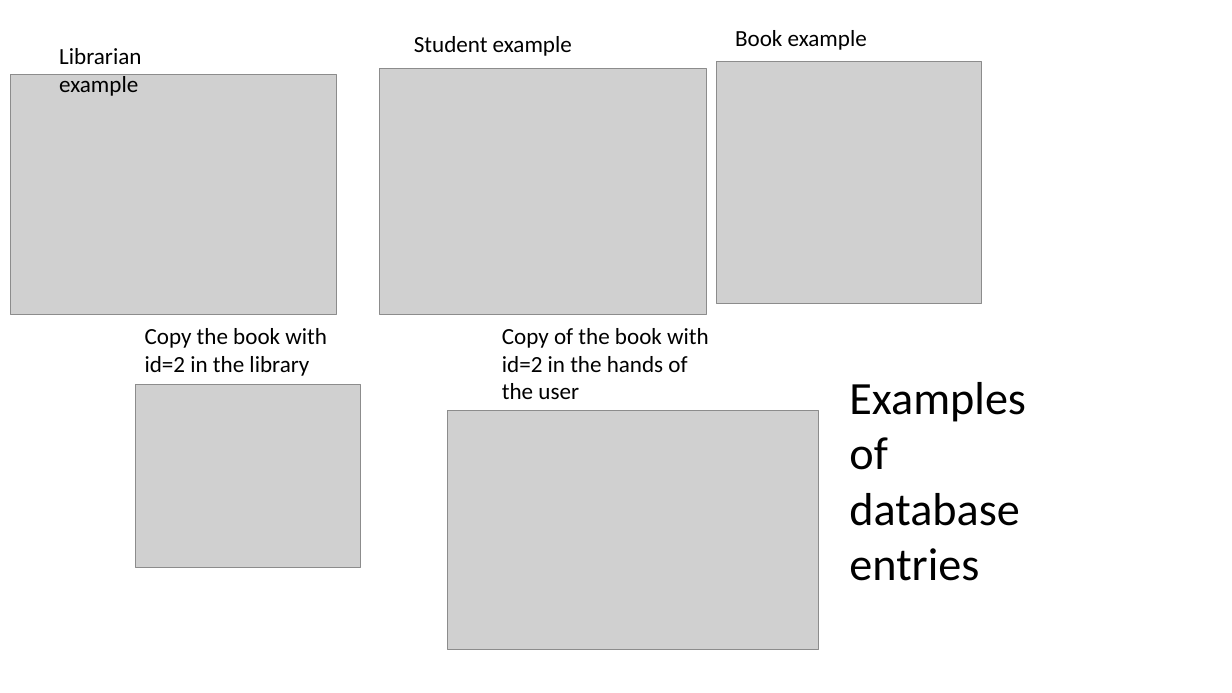
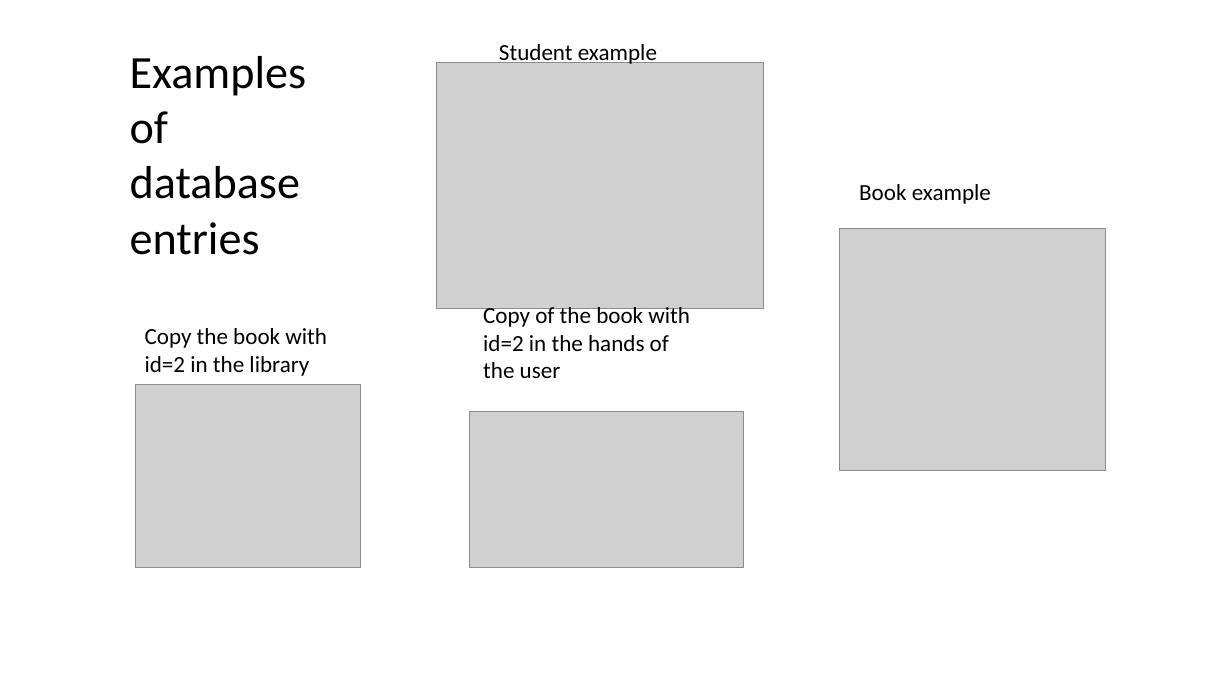
Before and after one commit to srbgd/SimpleLMS, a slide deck: slide 7 of slms_structure.pptx (slide 5 before the commit). Drawn at 1232x693 pixels with LibreOffice and Linux fonts; fonts in the diff are those of the drawing; grey boxes stand for pictures. Boxes give left, top, right and bottom in pixels: in the first picture for what was removed or moved away, otherwise in the second. Text is boxed around its words. In the diff, an @@ line names an element or a change of style, - is before the commit and + after.

```diff
--- a/slms_structure.pptx
+++ b/slms_structure.pptx
@@ text removed at <box>59,48,141,96</box> @@
-Librarian example
@@ text "Examples of database entries": place and size @@
-text "Examples of database entries" at <box>849,382,1026,581</box>
+text "Examples of database entries" at <box>130,56,307,255</box>
@@ text "Student example": place and size @@
-text "Student example" at <box>414,36,572,56</box>
+text "Student example" at <box>499,44,657,67</box>
@@ picture removed at <box>10,75,336,314</box> @@
@@ picture: place and size @@
-picture at <box>380,68,707,314</box>
+picture at <box>436,63,763,309</box>
@@ text "Book example": place and size @@
-text "Book example" at <box>735,30,867,50</box>
+text "Book example" at <box>859,184,991,204</box>
@@ picture: place and size @@
-picture at <box>716,62,982,303</box>
+picture at <box>839,228,1104,470</box>
@@ text "Copy of the book with ..." rewrapped from <box>502,328,709,399</box> to <box>483,303,690,378</box> @@
@@ picture removed at <box>448,410,819,650</box> @@
@@ picture added at <box>470,411,744,567</box> @@
```
Also in this commit, not shown: 2 other slides changed, 4 slides added, 1 slide removed, 4 other files.
